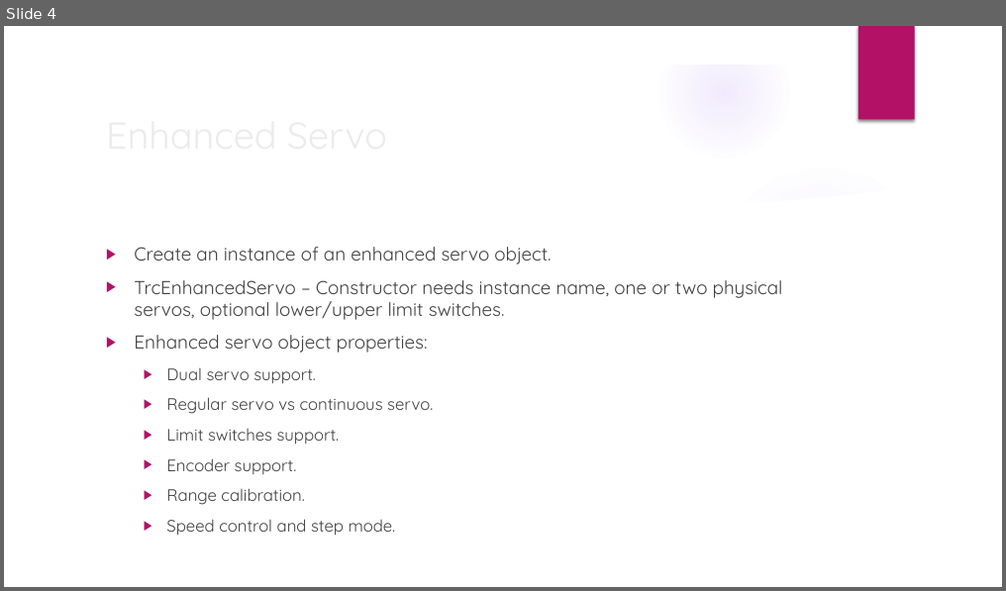
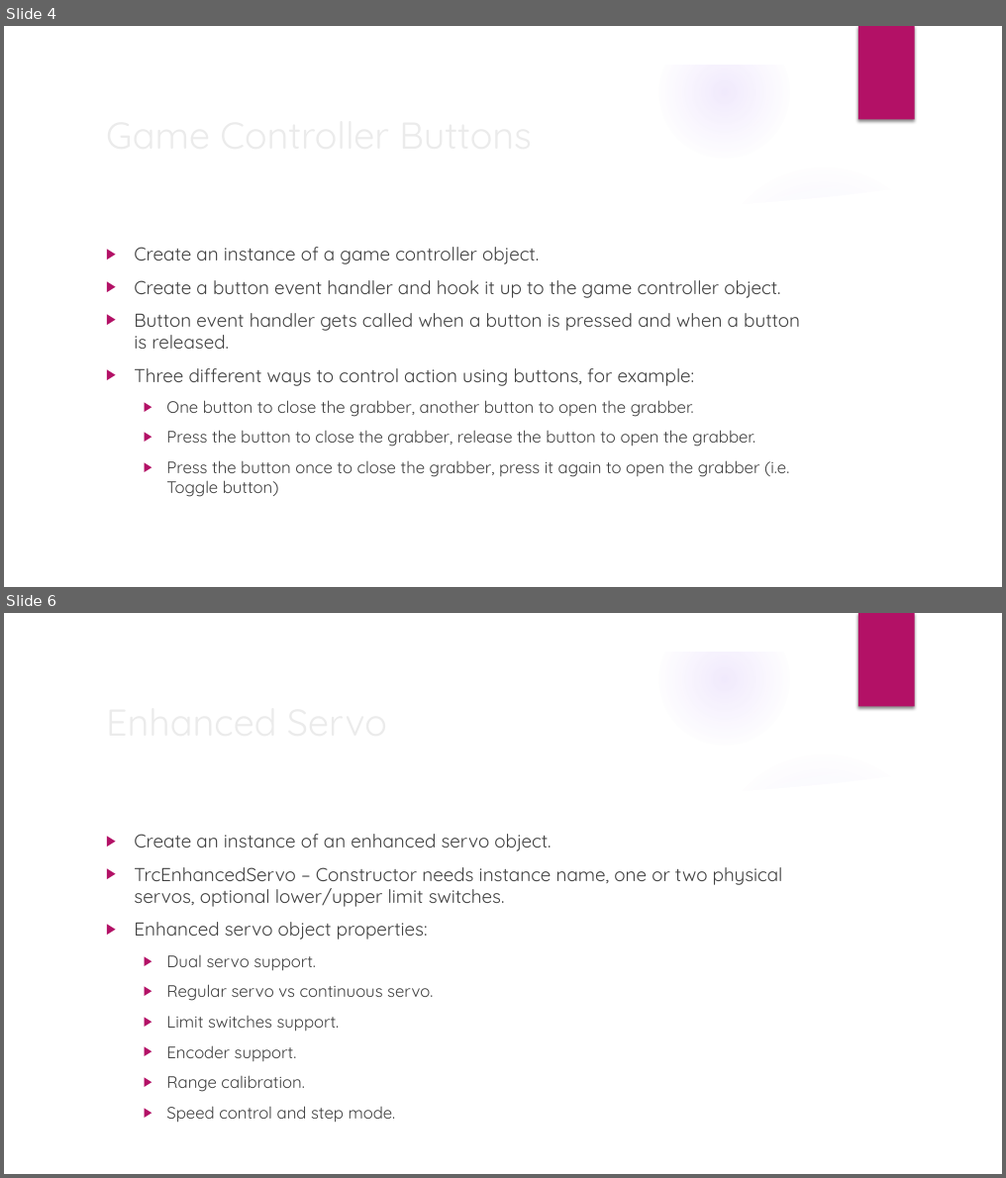
Before and after one commit to trc492/FrcProgrammingClass, a slide deck: Lesson4/AdvancedRoboticsLesson4.pptx. Shown one above the other, each under a label of ours: slide 4 before the commit, slides 4 and 6 after it; the slides between them are not shown. The pictures are 1006x591 and 1006x1178 pixels, drawn with LibreOffice and Linux fonts; fonts in the diff are those of the drawing; background and template pictures are left out. Boxes give left, top, right and bottom in pixels: in the first picture for what was removed or moved away, otherwise in the second. Text is boxed around its words. In the diff, an @@ line names an element or a change of style, - is before the commit and + after.

```diff
--- a/Lesson4/AdvancedRoboticsLesson4.pptx
+++ b/Lesson4/AdvancedRoboticsLesson4.pptx
@@ slide 4 added at (x1=4, y1=26, x2=1002, y2=587), background picture (left out); not listed: 9 template elements that a slide beside it also shows @@
@@ title added at (x1=98, y1=105, x2=816, y2=163), 36 pt, text #EBEBEB @@
+Game Controller Buttons
@@ text added at (x1=134, y1=247, x2=800, y2=497), 18 pt, text #404040 @@
+▶ Create an instance of a game controller object.
+▶ Create a button event handler and hook it up to the game controller object.
+▶ Button event handler gets called when a button is pressed and when a button is released.
+▶ Three different ways to control action using buttons, for example:
+  ▶ One button to close the grabber, another button to open the grabber.
+  ▶ Press the button to close the grabber, release the button to open the grabber.
+  ▶ Press the button once to close the grabber, press it again to open the grabber (i.e. Toggle button)
@@ what was slide 4 is now slide 6 @@
```
Also in this commit, not shown: 6 slides changed, 1 slide removed, 3 other files.
